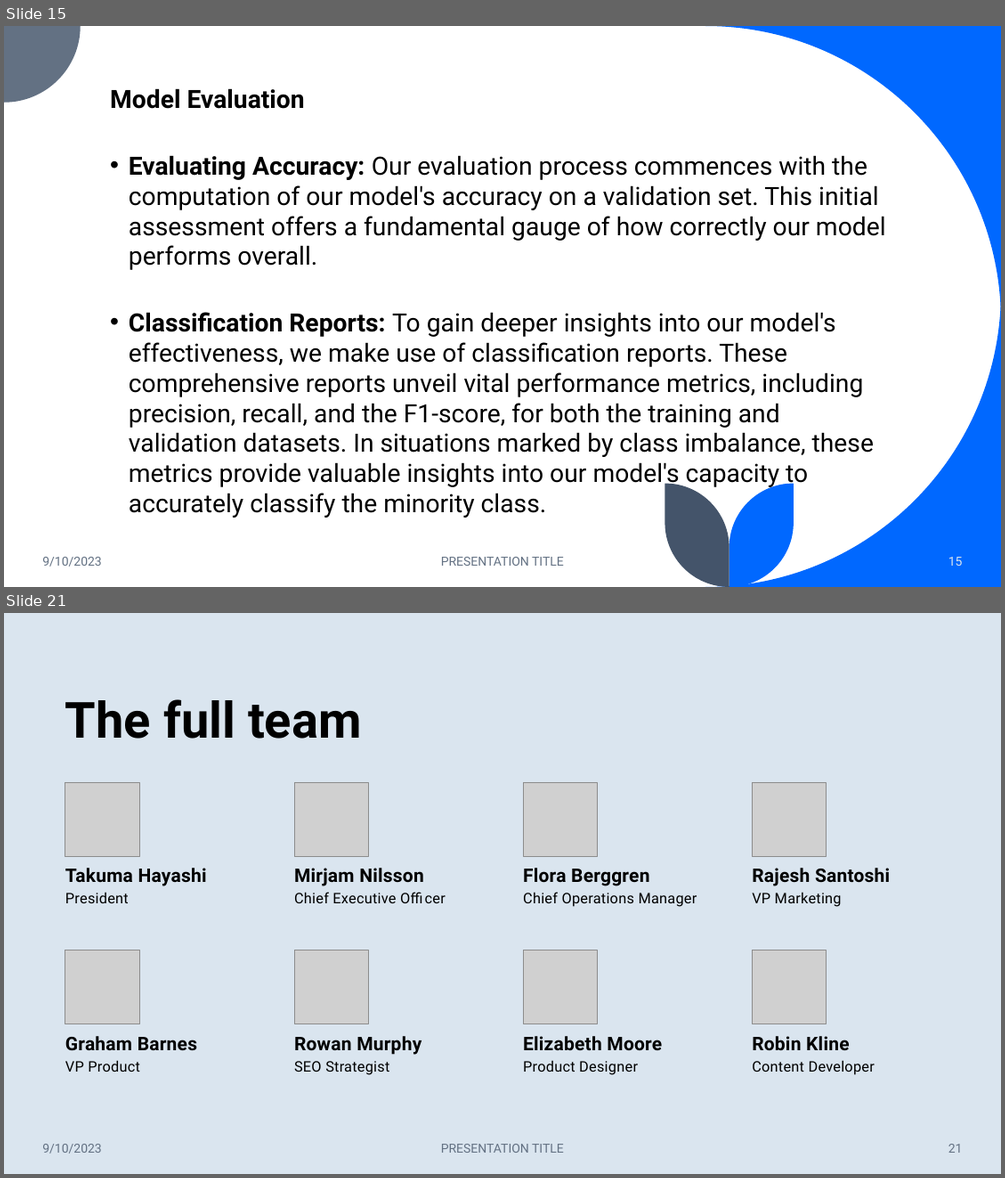
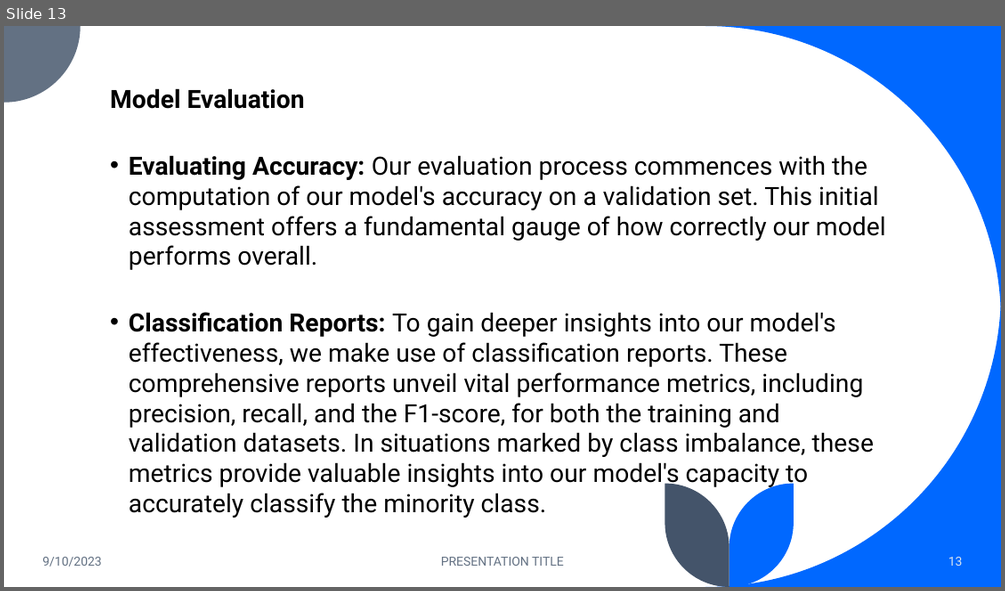
Before and after one commit to kwabenaboateng/AZUBI-CAPSTONE-PROJECT, a slide deck: Income Prediction Challenge for Azubian - PPT.pptx. Shown one above the other, each under a label of ours: slides 15 and 21 before the commit, slide 13 after it; the slides between them are not shown. The pictures are 1005x1178 and 1005x591 pixels, drawn with LibreOffice and Linux fonts; fonts in the diff are those of the drawing; grey boxes stand for pictures. Boxes give left, top, right and bottom in pixels: in the first picture for what was removed or moved away, otherwise in the second. Text is boxed around its words. In the diff, an @@ line names an element or a change of style, - is before the commit and + after.

```diff
--- a/Income Prediction Challenge for Azubian - PPT.pptx
+++ b/Income Prediction Challenge for Azubian - PPT.pptx
@@ slide 21 removed at [4, 613, 1001, 1174], background #DAE5EF @@
@@ title removed at [65, 699, 362, 738] @@
-The full team
@@ picture removed at [65, 782, 139, 856] @@
@@ picture removed at [294, 782, 368, 856] @@
@@ picture removed at [523, 782, 597, 856] @@
@@ picture removed at [752, 782, 825, 856] @@
@@ text removed at [65, 868, 207, 886] @@
-Takuma Hayashi
@@ text removed at [294, 868, 423, 886] @@
-Mirjam Nilsson
@@ text removed at [523, 868, 649, 886] @@
-Flora Berggren
@@ text removed at [752, 868, 890, 886] @@
-Rajesh Santoshi
@@ text removed at [65, 892, 129, 903] @@
-President
@@ text removed at [294, 892, 396, 903] @@
-Chief Executive Officer
@@ text removed at [523, 892, 697, 907] @@
-Chief Operations Manager
@@ text removed at [752, 892, 841, 907] @@
-VP Marketing
@@ picture removed at [65, 949, 139, 1023] @@
@@ picture removed at [294, 949, 368, 1023] @@
@@ picture removed at [523, 949, 597, 1023] @@
@@ picture removed at [752, 949, 825, 1023] @@
@@ text removed at [65, 1036, 197, 1051] @@
-Graham Barnes
@@ text removed at [294, 1036, 421, 1054] @@
-Rowan Murphy
@@ text removed at [523, 1036, 662, 1051] @@
-Elizabeth Moore
@@ text removed at [752, 1036, 849, 1051] @@
-Robin Kline
@@ text removed at [65, 1060, 140, 1071] @@
-VP Product
@@ text removed at [294, 1061, 389, 1075] @@
-SEO Strategist
@@ text removed at [523, 1060, 638, 1075] @@
-Product Designer
@@ text removed at [752, 1060, 874, 1075] @@
-Content Developer
@@ text removed at [42, 1143, 102, 1153] @@
-9/10/2023
@@ text removed at [441, 1143, 564, 1152] @@
-PRESENTATION TITLE
@@ page number removed at [948, 1143, 963, 1152] @@
-21
@@ what was slide 15 is now slide 13 @@
@@ page number at [948, 556, 963, 565]: text changed @@
-15
+13
```
Also in this commit, not shown: 7 slides changed, 3 slides added, 10 other slides removed, 8 other files.
